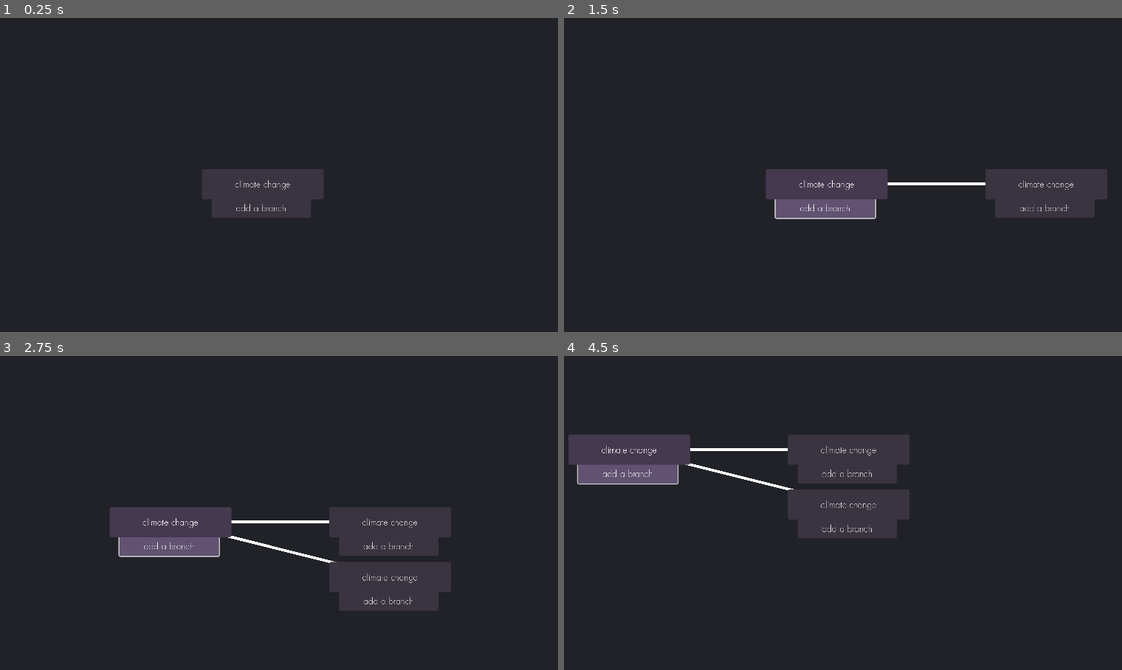
Above: before the commit, frames 1-4 (two rows, left to right).
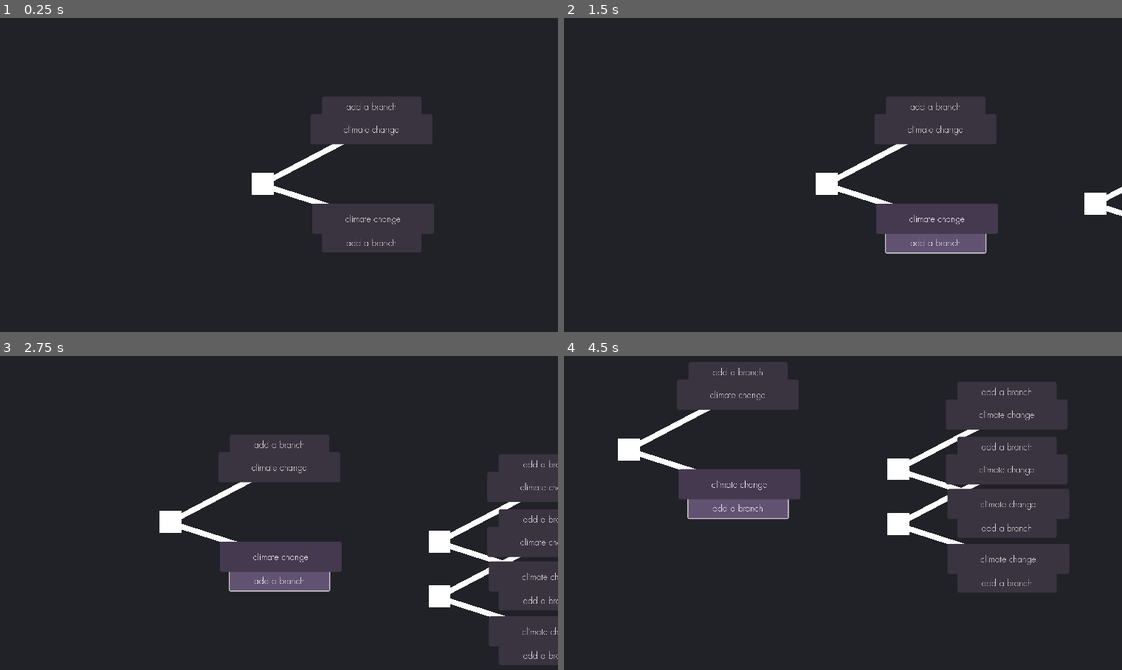
Above: after the commit, the same moments.

Repository: eqgy/understandingtree
Game: Godot game, scene res://understanding tree.tscn
Same seed, same stepped clock (60 frames per second), same inputs: the game is played once before the commit and once after it.
Inputs:
- Up to frame 1 (0.25 s): no input
- Up to frame 2 (1.5 s): click "climate change" at 0.5 s; click "add a branch" at 1.25 s
- Up to frame 3 (2.75 s): tap Enter at 2 s; hold D (right) from 2.03 s (still down)
- Up to frame 4 (4.5 s): release D (right) at 2.78 s; hold S (down) 2.78-3.53 s; hold D (right) 3.53-4.28 s; hold W (up) from 4.28 s (still down)

The runs differ from the first frame. In frame 1, 9.5% of the frame differs, in the area x 36-78%, y 25-75%; in frame 2, 13%; in frame 3, 24%; in frame 4, 29%, in the area x 0-91%, y 2-76%.

Commit message:
double leafed up

Diff:
--- a/application iterations/iteration 1/a node.tscn
+++ b/application iterations/iteration 1/a node.tscn
@@ -1,8 +1,12 @@
-[gd_scene load_steps=4 format=3 uid="uid://biijdxa5vbai2"]
+[gd_scene load_steps=5 format=3 uid="uid://biijdxa5vbai2"]
 
 [ext_resource type="Script" path="res://a_node.gd" id="1_lkhld"]
 [ext_resource type="Theme" uid="uid://bosbvfdtv48xf" path="res://node theme.tres" id="1_ssop8"]
 [ext_resource type="Script" path="res://button.gd" id="2_g56ri"]
+
+[sub_resource type="Curve" id="Curve_ottr0"]
+_data = [Vector2(0, 1), 0.0, 0.0, 0, 0, Vector2(1, 1), 0.0, 0.0, 0, 0]
+point_count = 2
 
 [node name="node1" type="Node2D"]
 texture_filter = 3
@@ -16,10 +20,10 @@
 anchor_top = 0.5
 anchor_right = 0.5
 anchor_bottom = 0.5
-offset_left = -111.0
-offset_top = -27.5
-offset_right = 111.0
-offset_bottom = 27.5
+offset_left = 87.0
+offset_top = -127.0
+offset_right = 309.0
+offset_bottom = -72.0
 grow_horizontal = 2
 grow_vertical = 2
 size_flags_horizontal = 4
@@ -29,7 +33,70 @@
 text = "climate change"
 script = ExtResource("2_g56ri")
 
+[node name="Line2D" type="Line2D" parent="title"]
+z_index = -1
+position = Vector2(-87, 127)
+rotation = -0.487469
+points = PackedVector2Array(0, 0, 200, 1)
+width_curve = SubResource("Curve_ottr0")
+
 [node name="addbranch" type="Button" parent="title"]
+show_behind_parent = true
+layout_mode = 0
+offset_left = 21.0
+offset_top = -32.0
+offset_right = 202.0
+offset_bottom = 4.0
+theme = ExtResource("1_ssop8")
+text = "add a branch"
+script = ExtResource("2_g56ri")
+
+[node name="ColorRect" type="ColorRect" parent="."]
+anchors_preset = 8
+anchor_left = 0.5
+anchor_top = 0.5
+anchor_right = 0.5
+anchor_bottom = 0.5
+offset_left = -20.0
+offset_top = -20.0
+offset_right = 20.0
+offset_bottom = 20.0
+grow_horizontal = 2
+grow_vertical = 2
+size_flags_horizontal = 6
+size_flags_vertical = 6
+
+[node name="Polygon2D" type="Polygon2D" parent="."]
+
+[node name="title2" type="Button" parent="."]
+z_index = 2
+texture_filter = 5
+anchors_preset = 8
+anchor_left = 0.5
+anchor_top = 0.5
+anchor_right = 0.5
+anchor_bottom = 0.5
+offset_left = 90.0
+offset_top = 36.0
+offset_right = 312.0
+offset_bottom = 91.0
+grow_horizontal = 2
+grow_vertical = 2
+size_flags_horizontal = 4
+size_flags_vertical = 4
+theme = ExtResource("1_ssop8")
+toggle_mode = true
+text = "climate change"
+script = ExtResource("2_g56ri")
+
+[node name="Line2D" type="Line2D" parent="title2"]
+z_index = -1
+position = Vector2(-87, 127)
+rotation = -5.54511
+points = PackedVector2Array(-111.29, -116.411, 79.7259, -203.639)
+width_curve = SubResource("Curve_ottr0")
+
+[node name="addbranch" type="Button" parent="title2"]
 show_behind_parent = true
 layout_mode = 0
 offset_left = 18.0
@@ -42,3 +109,5 @@
 
 [connection signal="toggled" from="title" to="title/addbranch" method="_on_button_toggled"]
 [connection signal="pressed" from="title/addbranch" to="." method="_on_addbranch_pressed"]
+[connection signal="toggled" from="title2" to="title2/addbranch" method="_on_button_toggled"]
+[connection signal="pressed" from="title2/addbranch" to="." method="_on_addbranch_pressed2"]
--- a/application iterations/iteration 1/a_node.gd
+++ b/application iterations/iteration 1/a_node.gd
@@ -37,6 +37,18 @@
 	#child.position.x  += 400
 	child.add_line()
 	children += 1
-	add_child(child)
+	$title2.add_child(child)
 	print(children)
 	pass # Replace with function body.
+
+
+func _on_addbranch_pressed2():
+	var child = load("res://a node.tscn").instantiate()
+	var position_offset = Vector2(400, 100*children)
+	child.position = position_offset
+	#child.position.y += 100*children
+	#child.position.x  += 400
+	child.add_line()
+	children += 1
+	$title2.add_child(child)
+	print(children)
